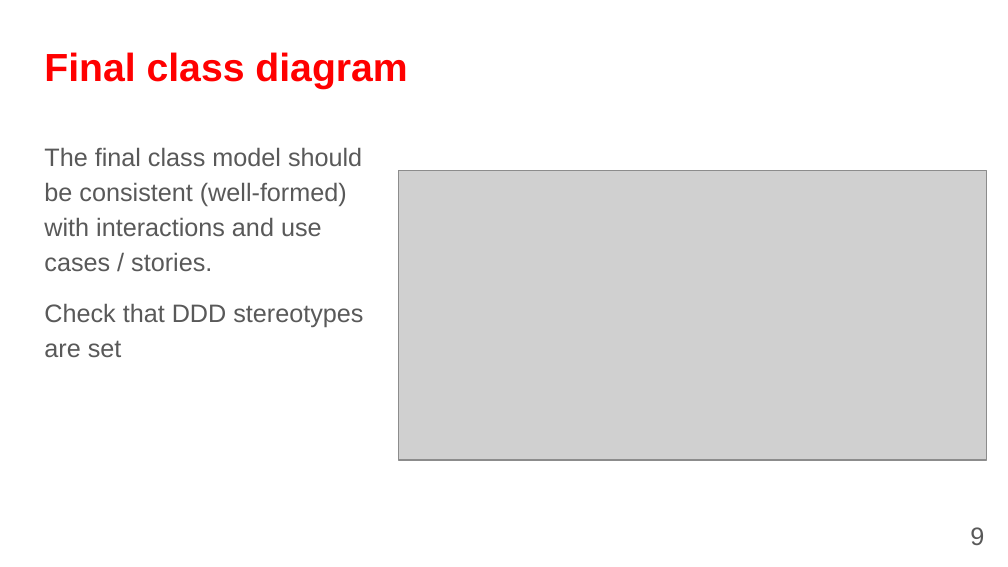
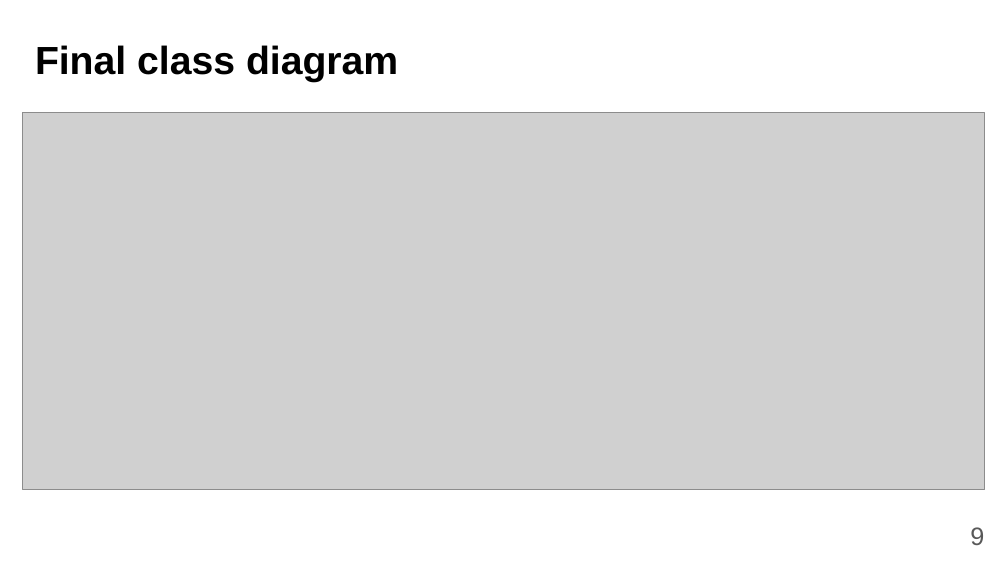
Before and after one commit to fanglores/Advanced-Software-Design, a slide deck: slide 9 of PracticeTasks/Final_Task/K8C_FinalTask1_(Task8).pptx. Drawn at 1008x567 pixels with LibreOffice and Linux fonts; fonts in the diff are those of the drawing; grey boxes stand for pictures. Boxes give left, top, right and bottom in pixels: in the first picture for what was removed or moved away, otherwise in the second. Text is boxed around its words. In the diff, an @@ line names an element or a change of style, - is before the commit and + after.

```diff
--- a/PracticeTasks/Final_Task/K8C_FinalTask1_(Task8).pptx
+++ b/PracticeTasks/Final_Task/K8C_FinalTask1_(Task8).pptx
@@ title "Final class diagram": place and size @@
-title "Final class diagram" at bbox=[44, 52, 407, 89]
+title "Final class diagram" at bbox=[35, 45, 398, 82]
@@ title "Final class diagram" at bbox=[35, 45, 398, 82]: text colour #FF0000 to #000000 @@
@@ picture added at bbox=[23, 113, 985, 490] @@
@@ text removed at bbox=[44, 147, 363, 357] @@
-The final class model should be consistent (well-formed) with interactions and use cases / stories.
-Check that DDD stereotypes are set
@@ picture removed at bbox=[398, 170, 987, 460] @@
```
Also in this commit, not shown: 4 other slides changed, 4 slides added, 2 slides removed, 1 other file.
